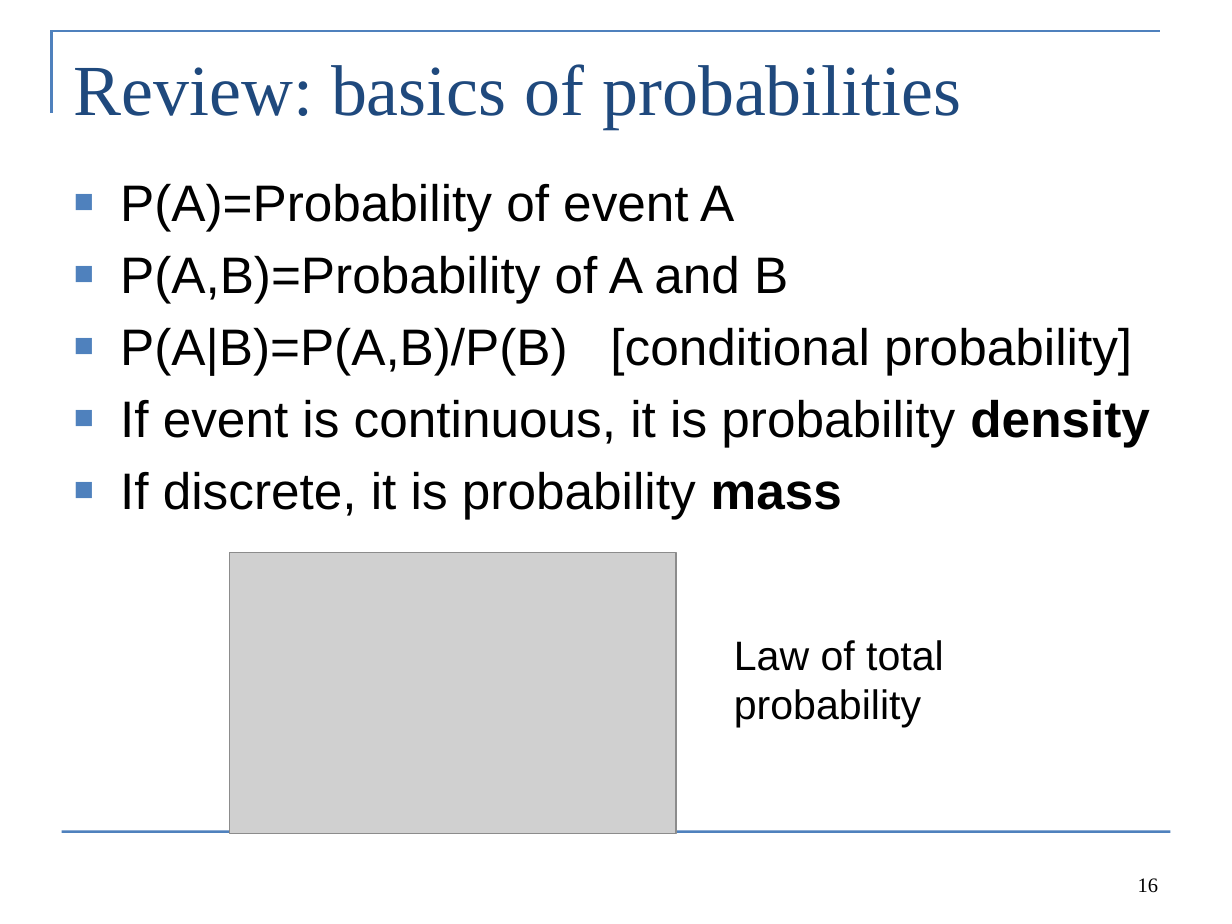
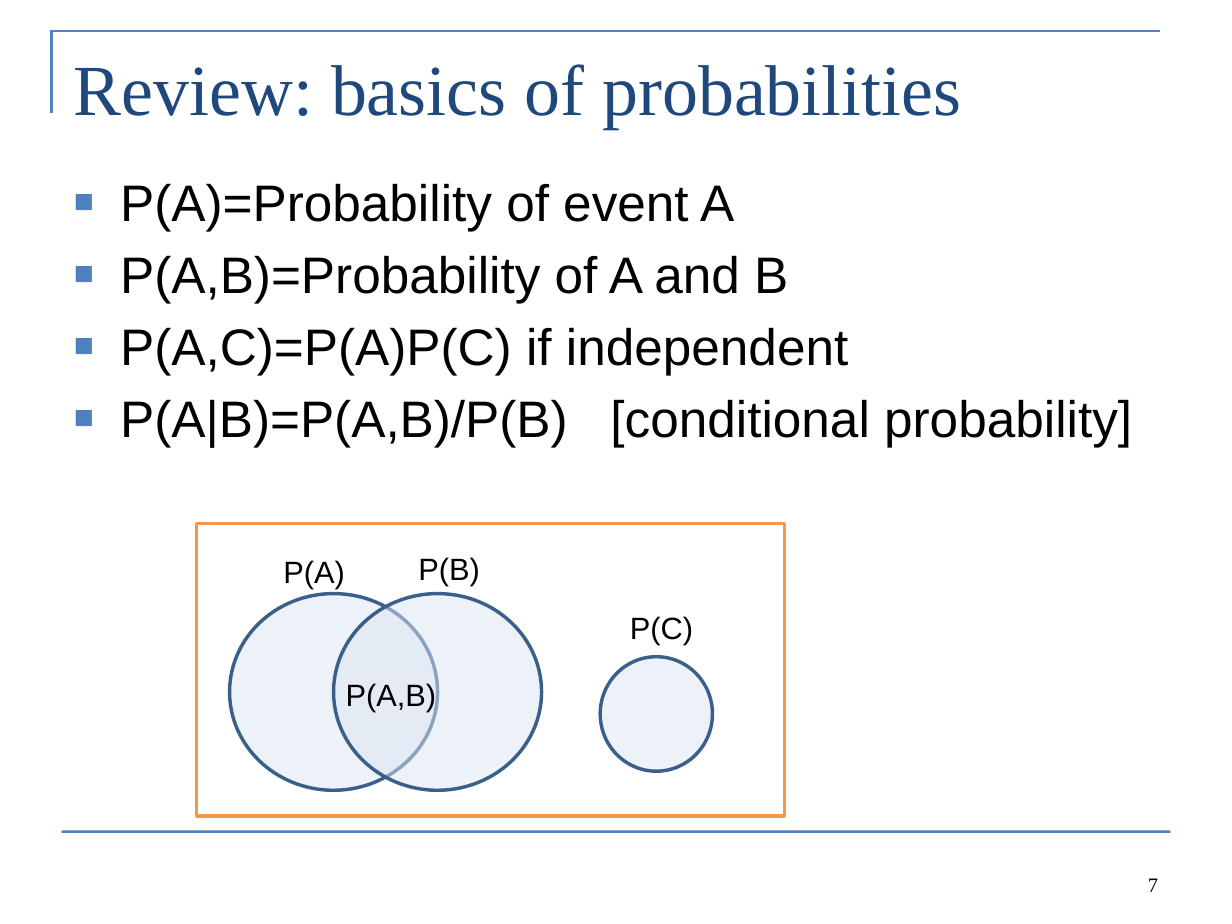
Before and after one commit to colemonnahan/bayes_workshop, a slide deck: slide 7 of dia1/lecture1_probability.pptx (slide 16 before the commit). Drawn at 1232x924 pixels with LibreOffice and Linux fonts; fonts in the diff are those of the drawing; grey boxes stand for pictures. Boxes give left, top, right and bottom in pixels: in the first picture for what was removed or moved away, otherwise in the second. Text is boxed around its words. In the diff, an @@ line names an element or a change of style, - is before the commit and + after.

```diff
--- a/dia1/lecture1_probability.pptx
+++ b/dia1/lecture1_probability.pptx
@@ text at [120, 327, 848, 375]: paragraph added @@
+■ P(A,C)=P(A)P(C) if independent
@@ text at [120, 399, 1150, 519]: paragraphs removed @@
-■ If event is continuous, it is probability density
-■ If discrete, it is probability mass
@@ rectangle added at [197, 524, 785, 817], fill #FFFFFF, outline #F79646 2 pt @@
@@ picture removed at [229, 552, 675, 833] @@
@@ text added at [283, 560, 345, 589], 18 pt, text #000000 @@
+P(A)
@@ text added at [418, 557, 480, 586], 18 pt, text #000000 @@
+P(B)
@@ ellipse added at [229, 594, 437, 791], fill #DCE6F2 at 51% opacity, outline #3A5F8C 2 pt @@
@@ ellipse added at [334, 594, 542, 791], fill #DCE6F2 at 51% opacity, outline #3A5F8C 2 pt @@
@@ text added at [630, 616, 693, 645], 18 pt, text #000000 @@
+P(C)
@@ ellipse added at [600, 657, 712, 771], fill #DCE6F2 at 51% opacity, outline #3A5F8C 2 pt @@
@@ text removed at [734, 640, 944, 727] @@
-Law of total probability
@@ text added at [346, 682, 437, 712], 18 pt, text #000000 @@
+P(A,B)
@@ page number at [1148, 878, 1158, 892]: text changed @@
-16
+7
```
Also in this commit, not shown: 3 other slides changed, 2 slides added, 11 slides removed, 8 other files.
